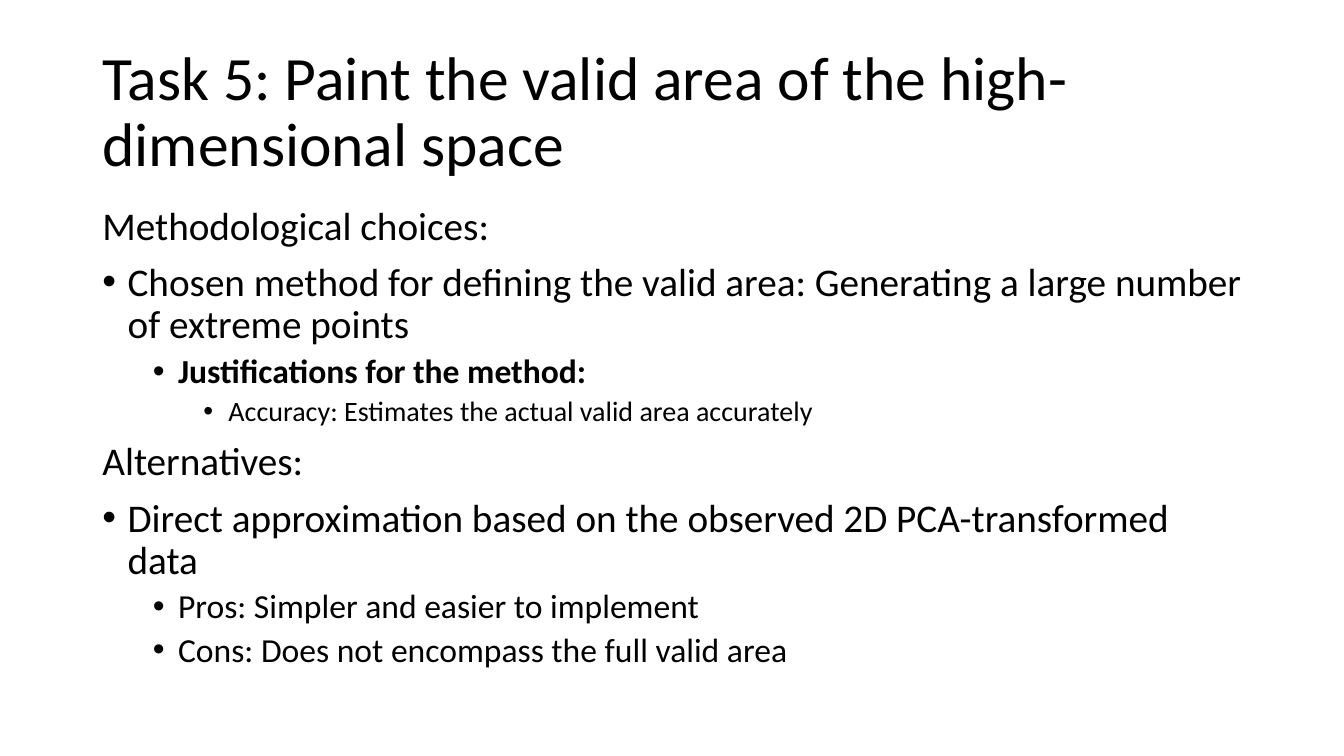
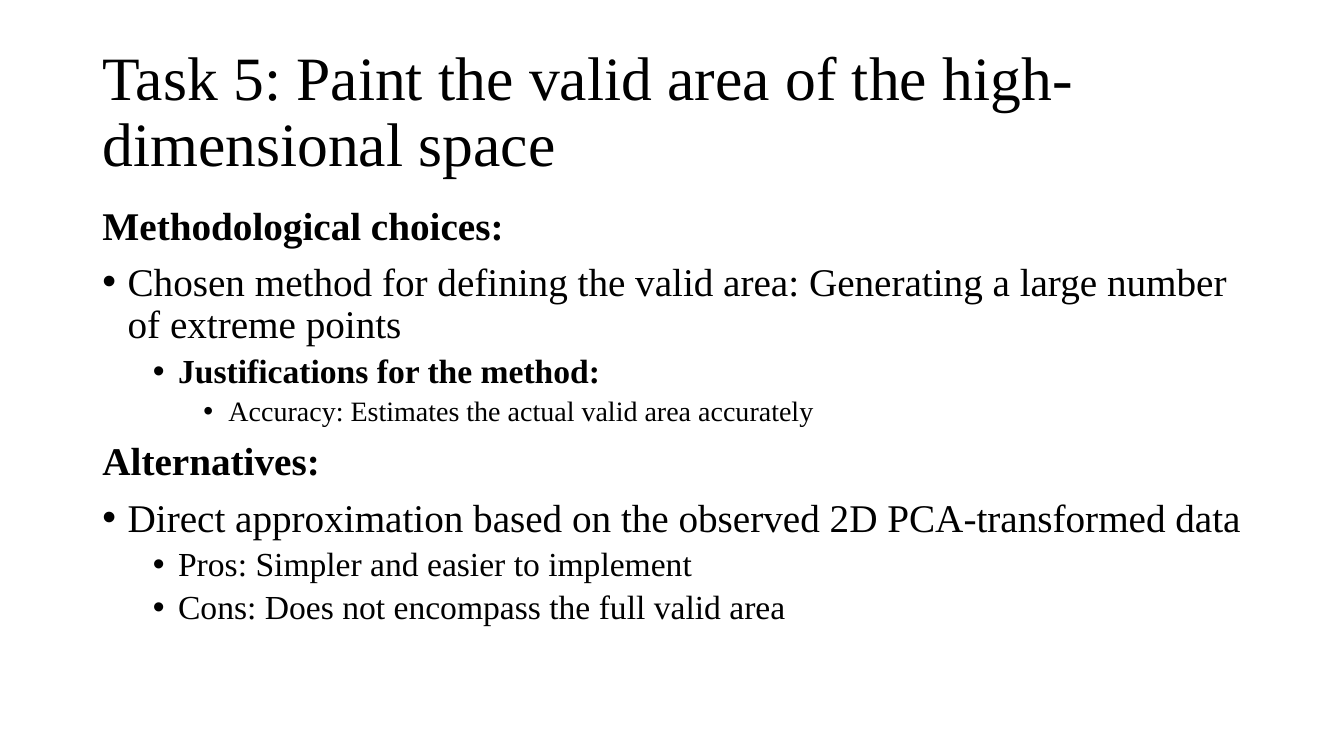
Before and after one commit to MikkoNaerhi/PoliticalPartyPCA-DimensionReduction, a slide deck: slide 11 of Presentation.pptx. Drawn at 1344x756 pixels with LibreOffice and Linux fonts; fonts in the diff are those of the drawing. Boxes give left, top, right and bottom in pixels: in the first picture for what was removed or moved away, otherwise in the second. Text is boxed around its words. In the diff, an @@ line names an element or a change of style, - is before the commit and + after.

```diff
--- a/Presentation.pptx
+++ b/Presentation.pptx
@@ title "Task 5: Paint the valid ..." at bbox=[102, 56, 1073, 178]: font Calibri to Times New Roman @@
@@ text "Methodological choices:" at bbox=[102, 212, 1240, 626]: font Calibri to Times New Roman; bold on in "Methodological choices:", "Alternatives:" @@
```
Also in this commit, not shown: 14 other slides changed, 1 slide removed.
